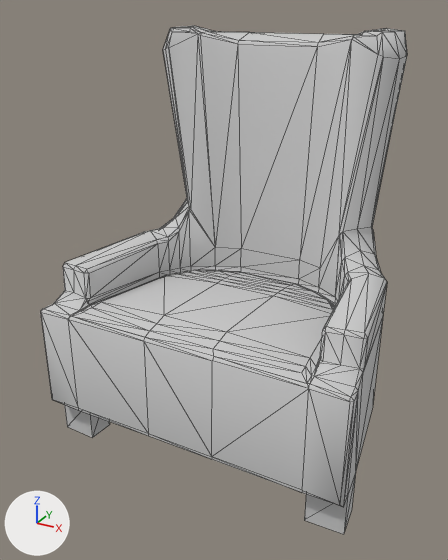
One commit to the FBX model Unity Project/Assets/3D_Assets/Models/Chaise_03.FBX: the scene before it, then after it.
Both versions are drawn from a 50 mm lens placed at (1.8, -3.48, 2.89), pointed at (-0.05, -0.12, 1.21). The lights are fixed; the arrows at lower left show +X, +Y and +Z. Mesh edges are drawn as thin lines. Where no turn or scale is listed for an object, it has been applied to the vertices. Vertices at the same position are counted once.

Before the edit, the objects in view are built like this:
```python
me_mesh = bpy.data.meshes.new('Mesh')
me_mesh.from_pydata(...)  # 308 vertices, 576 faces; spans x -1.09..1.09, y -0.8..0.8, z 0.0..2.77
me_mesh.materials.append(mat_material__26)  # its picture is missing
ob_chaise_03 = bpy.data.objects.new('Chaise_03', me_mesh)
ob_chaise_03.location = (0.0, 0.0, 0.0)
```
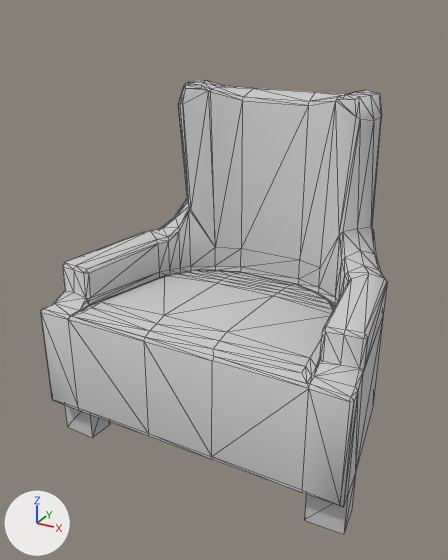
Scene script edits in JSON lines:
```json
{"block": "me_mesh", "where": "me_mesh.from_pydata(...)  # 308 vertices, 576 faces; spans x -1.09..1.09, y -0.8..0.8, z 0.0..2.77"}
{"block": "me_mesh", "where": "# used by ob_chaise_03; location = (0.0, 0.0, 0.0)"}
{"block": "me_mesh", "change": "me_mesh part 1: all 54 vertices in x -0.86..0.86, y 0.34..0.8, z 2.61..2.77 are scaled about their middle by (0.861, 1, 1), then moved by (0.0, 0.0, -0.37)"}
```

Boxes (x1, y1, x2, y2) around the edits, measured in the pictures (448 x 560 px; the box of a moved part takes in the faces that stretch with it):
```json
{"object": "Chaise_03", "change": "reshaped", "before": [41, 26, 407, 534], "after": [41, 80, 387, 534], "on screen": "11% shorter"}
{"part": 1, "of": "me_mesh", "change": "moved or reshaped", "before": [163, 26, 407, 268], "after": [178, 80, 382, 268]}
```
